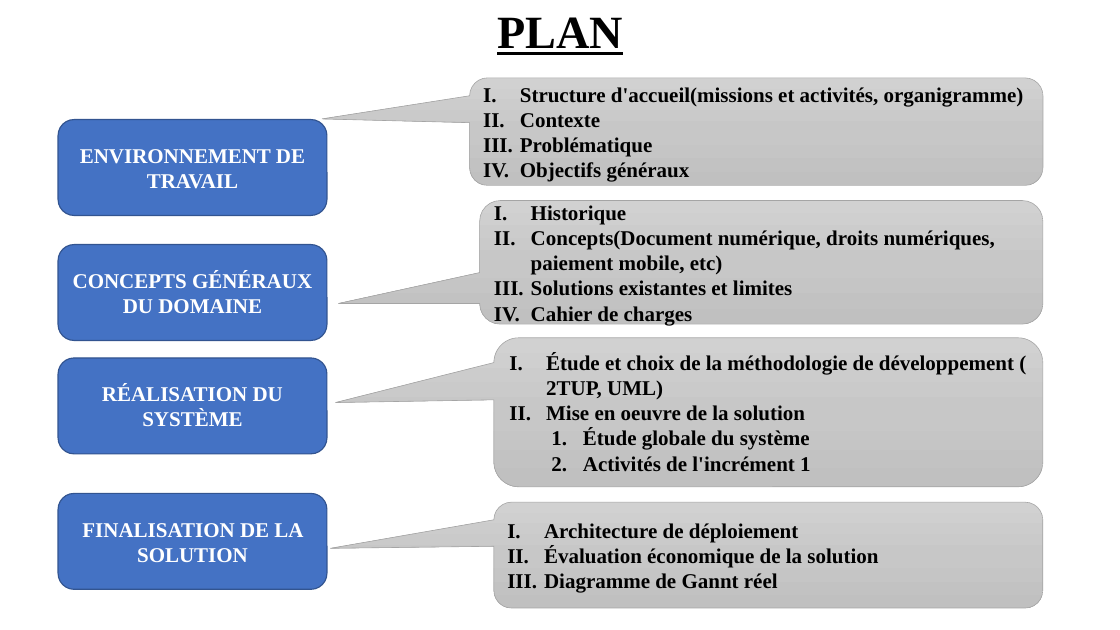
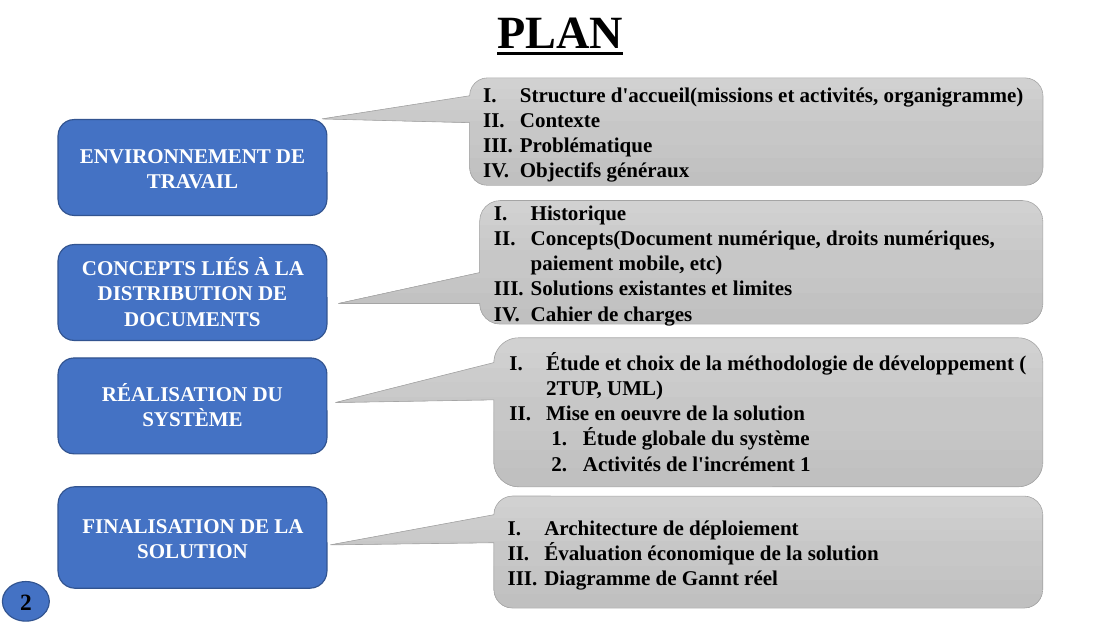
Before and after one commit to melaken/distdocs, a slide deck: slide 2 of Documents/theme/diapo.pptx. Drawn at 1120x630 pixels with LibreOffice and Linux fonts; fonts in the diff are those of the drawing. Boxes give left, top, right and bottom in pixels: in the first picture for what was removed or moved away, otherwise in the second. Text is boxed around its words. In the diff, an @@ line names an element or a change of style, - is before the commit and + after.

```diff
--- a/Documents/theme/diapo.pptx
+++ b/Documents/theme/diapo.pptx
@@ text in rounded rectangle at [82,259,304,326]: text changed @@
-CONCEPTS GÉNÉRAUX DU DOMAINE
+CONCEPTS LIÉS À LA DISTRIBUTION DE DOCUMENTS
@@ rounded rectangle "FINALISATION DE LA SOLUTION": place and size @@
-rounded rectangle "FINALISATION DE LA SOLUTION" at [58,493,327,589]
+rounded rectangle "FINALISATION DE LA SOLUTION" at [58,487,327,589]
@@ rounded speech box "Architecture de déploiement": place and size @@
-rounded speech box "Architecture de déploiement" at [494,502,1043,608]
+rounded speech box "Architecture de déploiement" at [494,497,1043,608]
@@ page number added at [3,581,50,621], fill #4472C4, outline #325491 1 pt, 20 pt, text #000000, bold @@
+2
```
Also in this commit, not shown: 28 other slides changed, 2 slides added, 26 other files.
